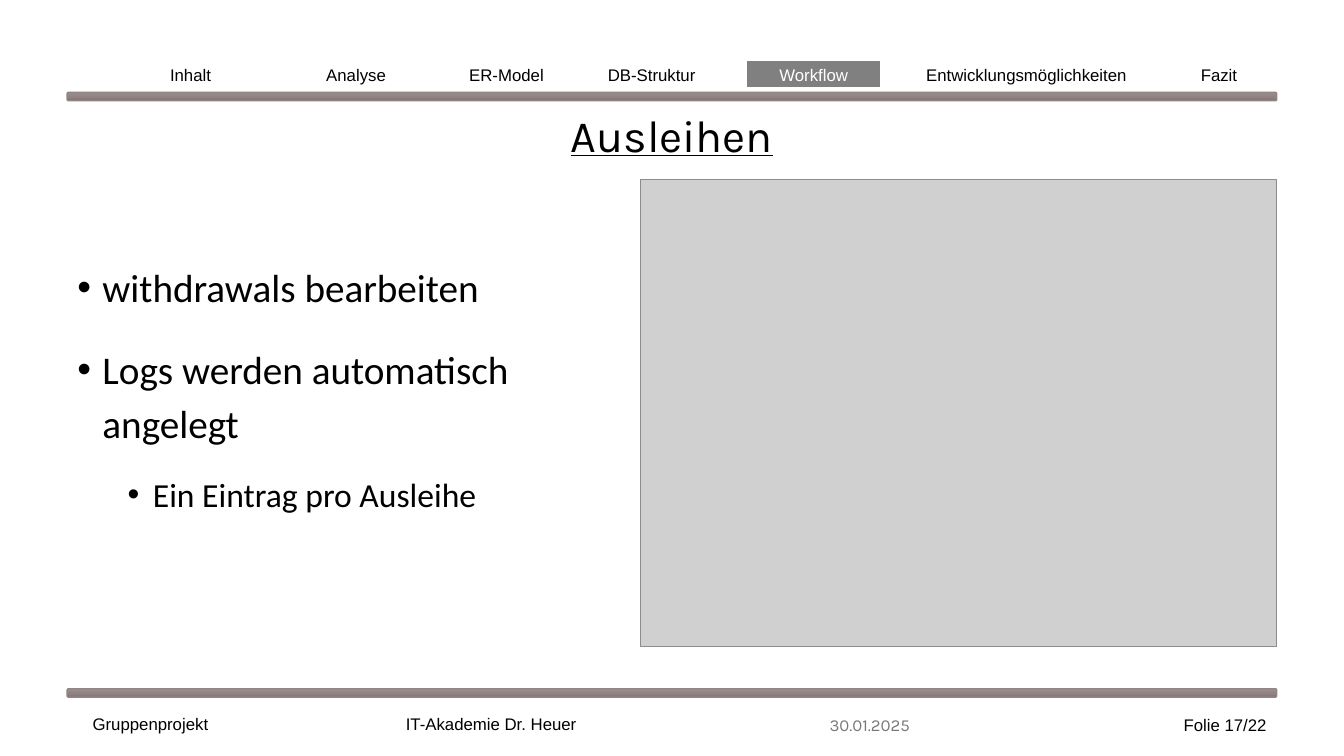
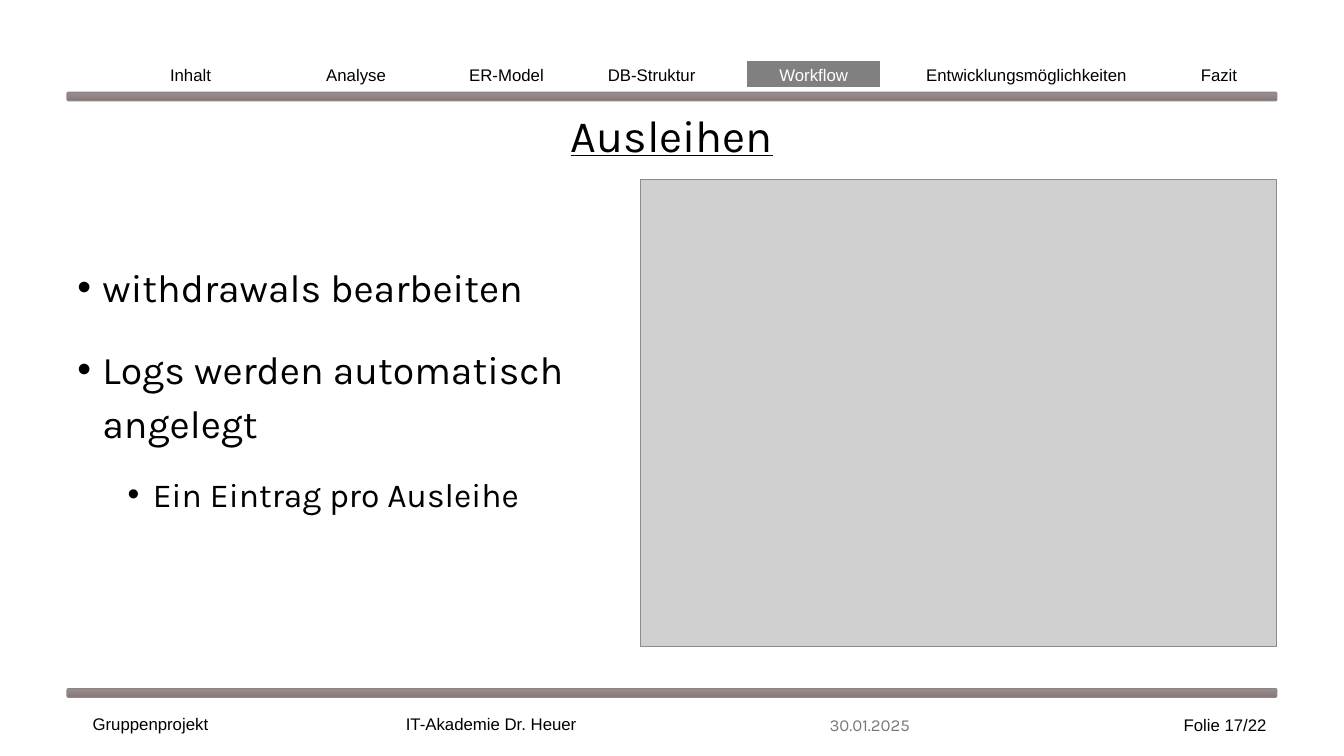
Before and after one commit to EkaterinaShmeleva/MediaManagementSystem, a slide deck: slide 17 of Medienverwaltungsdatenbank Gruppe1.pptx. Drawn at 1344x756 pixels with LibreOffice and Linux fonts; fonts in the diff are those of the drawing; grey boxes stand for pictures. Boxes give left, top, right and bottom in pixels: in the first picture for what was removed or moved away, otherwise in the second. Text is boxed around its words. In the diff, an @@ line names an element or a change of style, - is before the commit and + after.

```diff
--- a/Medienverwaltungsdatenbank Gruppe1.pptx
+++ b/Medienverwaltungsdatenbank Gruppe1.pptx
@@ text "withdrawals bearbeiten" at [102,275,563,516]: font Calibri to Karla @@
```
Also in this commit, not shown: 3 other slides changed.
